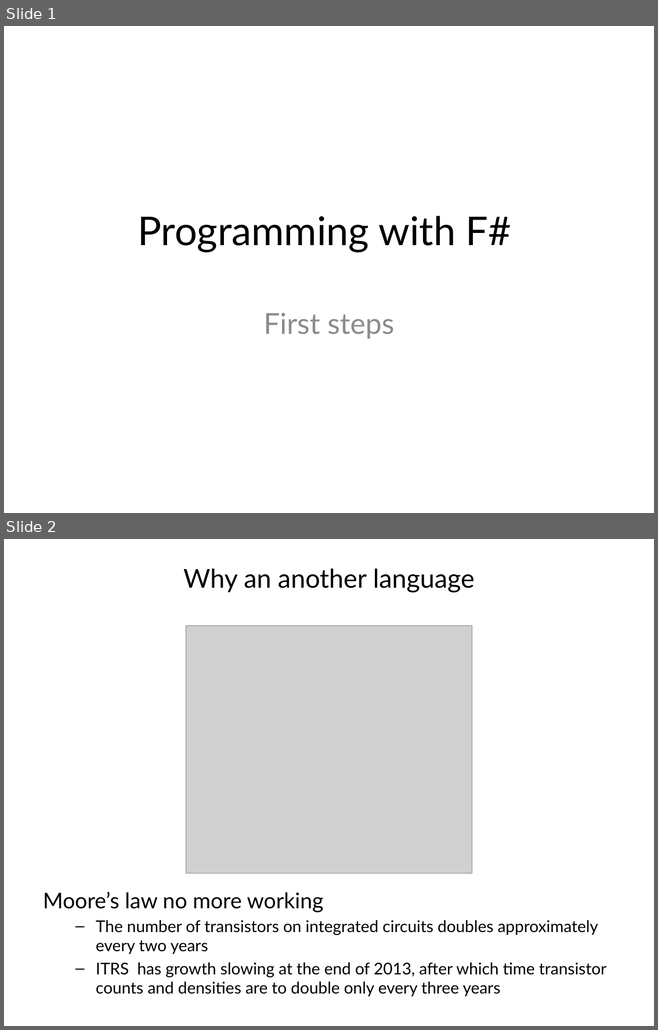
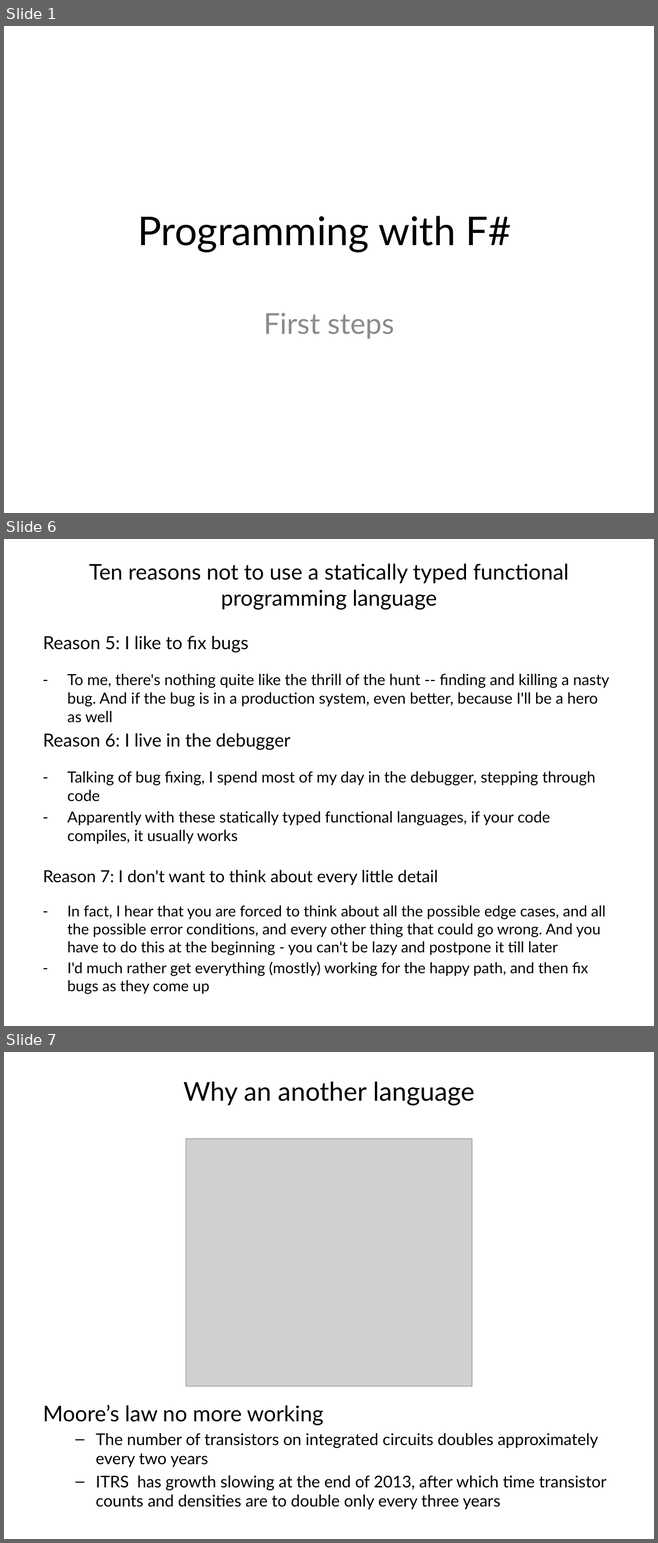
Before and after one commit to vba/presentations, a slide deck: fsharp/part1/presentation.pptx. Shown one above the other, each under a label of ours: slides 1 and 2 before the commit, slides 1, 6 and 7 after it; the slides between them are not shown. The pictures are 658x1030 and 658x1543 pixels, drawn with LibreOffice and Linux fonts; fonts in the diff are those of the drawing; grey boxes stand for pictures. Boxes give left, top, right and bottom in pixels: in the first picture for what was removed or moved away, otherwise in the second. Text is boxed around its words. In the diff, an @@ line names an element or a change of style, - is before the commit and + after.

Commit message:
[fsharp] Starto to add ten reasons to the pptx

```diff
--- a/fsharp/part1/presentation.pptx
+++ b/fsharp/part1/presentation.pptx
@@ slide 6 added at [4, 539, 654, 1026], background #FFFFFF @@
@@ title added at [89, 563, 568, 610], 24 pt, text #000000 @@
+Ten reasons not to use a statically typed functional programming language
@@ text added at [43, 636, 610, 723], 17 pt, text #000000 @@
+Reason 5: I like to fix bugs
+– To me, there's nothing quite like the thrill of the hunt -- finding and killing a nasty bug. And if the bug is in a production system, even better, because I'll be a hero as well
@@ text added at [43, 733, 596, 844], 17 pt, text #000000 @@
+Reason 6: I live in the debugger
+– Talking of bug fixing, I spend most of my day in the debugger, stepping through code
+– Apparently with these statically typed functional languages, if your code compiles, it usually works
@@ text added at [43, 870, 605, 994], 16.6 pt, text #000000 @@
+Reason 7: I don't want to think about every little detail
+– In fact, I hear that you are forced to think about all the possible edge cases, and all the possible error conditions, and every other thing that could go wrong. And you have to do this at the beginning - you can't be lazy and postpone it till later
+– I'd much rather get everything (mostly) working for the happy path, and then fix bugs as they come up
@@ what was slide 2 is now slide 7 @@
```
Also in this commit, not shown: 2 slides changed, 5 other slides added, 1 slide removed, 1 other file.
